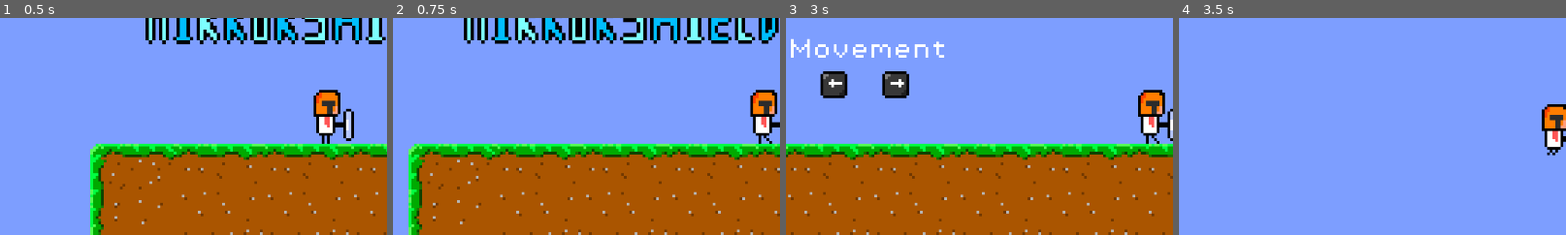
Above: before the commit, frames 1-4 (left to right).
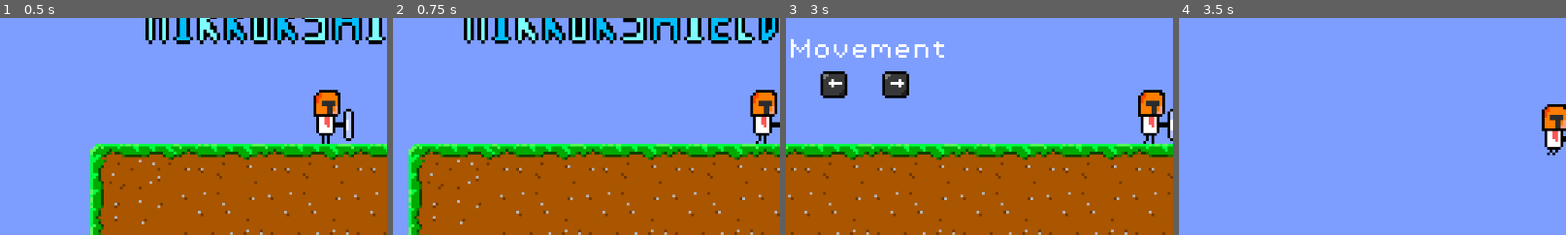
Above: after the commit, the same moments.

Repository: Cy-Uol/mr-mirror-shield
Game: Godot game, scene res://Scenes/world.tscn
Same seed, same stepped clock (60 frames per second), same inputs: the game is played once before the commit and once after it.
Inputs:
- Up to frame 1 (0.5 s): no input
- Up to frame 2 (0.75 s): hold D (move_right) from 0.53 s (still down); tap Shift (attack) at 0.6 s
- Up to frame 3 (3 s): tap Space (jump) at 0.77, 1.52 s; tap Shift (attack) at 1.35, 2.1, 2.85 s; release D (move_right) at 2.03 s; hold A (move_left) 2.03-2.78 s; hold D (move_right) from 2.78 s (still down)
- Up to frame 4 (3.5 s): keep holding D (move_right); tap Space (jump) at 3.02 s
The pictures show only the part of the screen within x 8-58%, y 50-100%; the shares and areas given below are measured in that part.

Frame 1 is identical in both runs. In frame 2, less than 0.1% of the frame differs, in the area x 93-98%, y 55-59%; in frame 3, less than 0.1%; in frame 4, nothing differs.

Commit message:
last fucking commit of the "night"

Diff:
--- a/Scenes/killzone.tscn
+++ b/Scenes/killzone.tscn
@@ -7,7 +7,7 @@
 script = ExtResource("1_gcoga")
 
 [node name="Timer" type="Timer" parent="."]
-wait_time = 0.4
+wait_time = 0.2
 
 [connection signal="body_entered" from="." to="." method="_on_body_entered"]
 [connection signal="timeout" from="Timer" to="." method="_on_timer_timeout"]
--- a/Scenes/player.tscn
+++ b/Scenes/player.tscn
@@ -1,14 +1,24 @@
-[gd_scene load_steps=14 format=3 uid="uid://bu7b6gqjqtlqm"]
+[gd_scene load_steps=18 format=3 uid="uid://bu7b6gqjqtlqm"]
 
 [ext_resource type="Script" path="res://Scripts/player.gd" id="1_fps1a"]
 [ext_resource type="Texture2D" uid="uid://cdndgtg1wiuvk" path="res://Sprites/Main-Character/Main-Character.png" id="1_lolmb"]
 [ext_resource type="Texture2D" uid="uid://bljpe6uct4nw1" path="res://Sprites/Main-Character/Main-CharacterWalk1.png" id="2_jf0tb"]
 [ext_resource type="Texture2D" uid="uid://yjjif8ojgrev" path="res://Sprites/Main-Character/Main-CharacterAttack..png" id="3_0rx7n"]
 [ext_resource type="Texture2D" uid="uid://xl1vesnlkq70" path="res://Sprites/Main-Character/Main-CharacterJump.png" id="3_3q8cv"]
+[ext_resource type="Texture2D" uid="uid://yv8pc0k7spu4" path="res://Sprites/Main-Character/Main-CharacterAtk3.png" id="3_fmodh"]
+[ext_resource type="Texture2D" uid="uid://c5m130utlq7ad" path="res://Sprites/Main-Character/Main-CharacterAttack2.png" id="4_3s782"]
 [ext_resource type="Texture2D" uid="uid://dcs4gl1ju65od" path="res://Sprites/Main-Character/Main-CharacterWalk2.png" id="4_hy0u6"]
 
 [sub_resource type="AtlasTexture" id="AtlasTexture_ciaw3"]
 atlas = ExtResource("1_lolmb")
+region = Rect2(0, 0, 32, 32)
+
+[sub_resource type="AtlasTexture" id="AtlasTexture_1uxyl"]
+atlas = ExtResource("3_fmodh")
+region = Rect2(0, 0, 32, 32)
+
+[sub_resource type="AtlasTexture" id="AtlasTexture_e6upy"]
+atlas = ExtResource("4_3s782")
 region = Rect2(0, 0, 32, 32)
 
 [sub_resource type="AtlasTexture" id="AtlasTexture_r0iar"]
@@ -32,6 +42,12 @@
 "frames": [{
 "duration": 1.0,
 "texture": SubResource("AtlasTexture_ciaw3")
+}, {
+"duration": 1.0,
+"texture": SubResource("AtlasTexture_1uxyl")
+}, {
+"duration": 1.0,
+"texture": SubResource("AtlasTexture_e6upy")
 }, {
 "duration": 1.0,
 "texture": SubResource("AtlasTexture_r0iar")
@@ -86,7 +102,6 @@
 z_index = 1
 position = Vector2(1, 0)
 sprite_frames = SubResource("SpriteFrames_xbbm1")
-animation = &"run"
 
 [node name="CollisionShape2D" type="CollisionShape2D" parent="."]
 position = Vector2(0, 7)
--- a/Scripts/player.gd
+++ b/Scripts/player.gd
@@ -4,6 +4,7 @@
 const JUMP_VELOCITY = -300.0
 
 @onready var animated_sprite = $AnimatedSprite2D
+
 
 func _physics_process(delta: float) -> void:
 	# Add the gravity.
@@ -13,9 +14,6 @@
 	# Handle jump.
 	if Input.is_action_just_pressed("jump") and is_on_floor():
 		velocity.y = JUMP_VELOCITY
-
-	if Input.is_action_just_pressed("attack"):
-		animated_sprite.play("default")
 
 	# Get the input direction and handle the movement/deceleration.
 	# As good practice, you should replace UI actions with custom gameplay actions.
@@ -34,6 +32,8 @@
 	else:
 		animated_sprite.play("jump")
 
+
+
 	if direction:
 		velocity.x = direction * SPEED
 	else:
Binary file added: Sprites/Main-Character/Main-CharacterAtk3.png
Not shown, added: Sprites/Main-Character/Main-CharacterAtk3.png.import
Binary file added: Sprites/Main-Character/Main-CharacterAttack2.png
Not shown, added: Sprites/Main-Character/Main-CharacterAttack2.png.import
